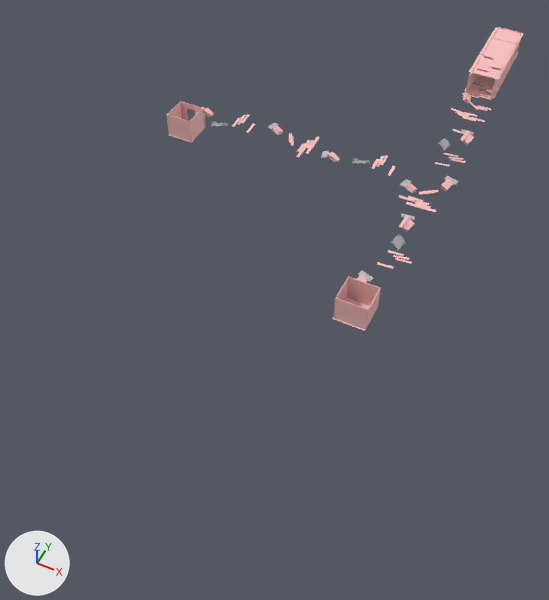
The FBX model Assets/mapmapmaptestnumberfiveroony.fbx: old version first, new version second.
One viewpoint serves both versions: a camera (50 mm lens) standing at (1.95, -12.28, 7.13) and looking at (-1.29, -5.8, -0.97). Lighting does not change. The marker at lower left points along +X, +Y and +Z. Where no turn or scale is listed for an object, it has been applied to the vertices.
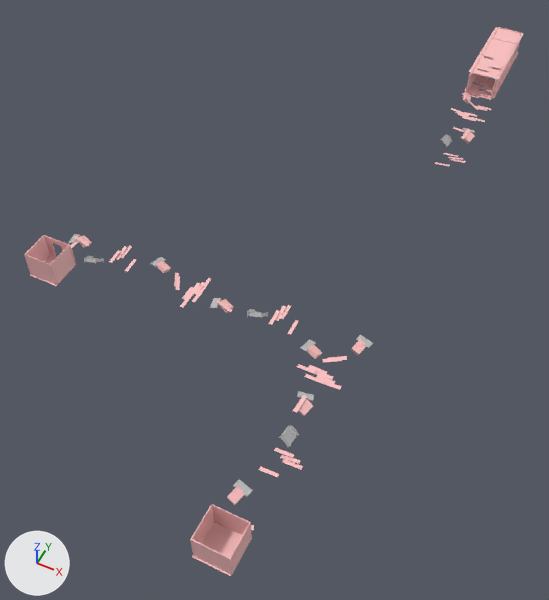
Boxes (x1, y1, x2, y2) around the edits, measured in the pictures (549 x 600 px):
'pPlane71', moved
    before: (202, 107, 417, 193)
    after: (68, 234, 322, 359)
'pCube9', moved
    before: (334, 298, 369, 329)
    after: (191, 539, 233, 574)
'pCube6', moved
    before: (347, 276, 381, 305)
    after: (211, 504, 252, 540)
'pPlane1', moved
    before: (333, 297, 370, 331)
    after: (193, 522, 242, 576)
'pCube13', moved
    before: (167, 114, 193, 142)
    after: (24, 254, 58, 285)
'pCube12', moved
    before: (189, 108, 204, 141)
    after: (50, 245, 75, 283)
'pCube8', moved
    before: (365, 288, 380, 330)
    after: (229, 523, 251, 575)
'pPlane47', moved
    before: (399, 195, 436, 212)
    after: (297, 364, 342, 390)
'pCube7', moved
    before: (333, 277, 349, 318)
    after: (190, 505, 214, 556)
'pCube10', moved
    before: (167, 102, 182, 131)
    after: (24, 235, 50, 274)
'pCube11', moved
    before: (180, 101, 206, 128)
    after: (44, 235, 76, 265)
'CUBE2', moved
    before: (391, 235, 406, 251)
    after: (279, 425, 299, 448)
'pCube22', moved
    before: (402, 218, 415, 232)
    after: (298, 399, 313, 416)
'pCube21', moved
    before: (357, 274, 367, 282)
    after: (227, 486, 244, 505)
'pCube20', moved
    before: (440, 178, 453, 191)
    after: (351, 339, 366, 355)
'pSphere8', moved
    before: (358, 270, 373, 282)
    after: (233, 479, 253, 497)
'pPlane3', moved
    before: (169, 128, 205, 142)
    after: (30, 256, 75, 286)
'pSphere7', moved
    before: (444, 175, 458, 185)
    after: (356, 334, 373, 348)
'pSphere9', moved
    before: (401, 213, 415, 220)
    after: (297, 391, 314, 401)
'pPlane34', moved
    before: (399, 215, 410, 228)
    after: (293, 395, 307, 413)
'BED_FRAME1:CUBE2', moved
    before: (438, 138, 450, 151)
    after: (440, 134, 452, 147)
'pPlane33', moved
    before: (377, 262, 394, 269)
    after: (259, 467, 279, 477)
'pPlane36', moved
    before: (395, 258, 412, 264)
    after: (282, 459, 303, 470)
'pPlane43', moved
    before: (388, 250, 404, 256)
    after: (274, 448, 294, 458)
'pPlane30', moved
    before: (419, 191, 435, 194)
    after: (323, 357, 342, 362)
'pPlane37', moved
    before: (393, 255, 410, 260)
    after: (280, 455, 301, 464)
'pCube18', moved
    before: (461, 133, 474, 145)
    after: (463, 131, 475, 143)
'pPlane31', moved
    before: (428, 190, 439, 192)
    after: (328, 356, 347, 360)
'pPlane15', moved
    before: (452, 129, 464, 134)
    after: (453, 127, 466, 132)
'pPlane44', moved (not visible before)
    after: (251, 525, 254, 530)

The edits, one by one:
Object 'pPlane37' (ob_pplane37) moves from (0.26, -5.15, 0.0) to (0.26, -8.52, 0.0).
Object 'pPlane3' (ob_pplane3) moves from (-3.71, -4.03, 0.0) to (-3.71, -7.4, 0.0).
Object 'pCube8' (ob_pcube8) moves from (0.3, -6.33, 0.19) to (0.3, -9.7, 0.19).
Object 'pSphere9' (ob_psphere9) moves from (0.06, -4.34, -0.02) to (0.06, -7.71, -0.02).
Object 'pCube9' (ob_pcube9) moves from (0.1, -6.52, 0.19) to (0.1, -9.89, 0.19).
Object 'pPlane44' (ob_pplane44) moves from (0.17, -6.06, 0.0) to (0.17, -9.43, 0.0).
Object 'pCube18' (ob_pcube18) moves from (0.27, -2.17, -0.06) to (0.27, -2.12, -0.06).
Object 'pCube11' (ob_pcube11) moves from (-3.7, -3.83, 0.19) to (-3.7, -7.2, 0.19).
Object 'CUBE2' (ob_cube2) moves from (0.13, -4.9, 0.01) to (0.13, -8.27, 0.01).
Object 'pCube7' (ob_pcube7) moves from (-0.11, -6.33, 0.19) to (-0.11, -9.7, 0.19).
Object 'pPlane71' (ob_pplane71) moves from (-2.39, -3.49, 0.15) to (-2.39, -6.86, 0.15).
Object 'pPlane30' (ob_pplane30) moves from (0.13, -3.75, 0.0) to (0.13, -7.12, 0.0).
Object 'pSphere7' (ob_psphere7) moves from (0.36, -3.3, -0.02) to (0.36, -6.67, -0.02).
Object 'pPlane46' (ob_pplane46) moves from (0.13, -6.11, 0.0) to (0.13, -9.48, 0.0).
Object 'pCube13' (ob_pcube13) moves from (-3.7, -4.22, 0.19) to (-3.7, -7.59, 0.19).
Object 'pPlane33' (ob_pplane33) moves from (0.13, -5.39, 0.0) to (0.13, -8.76, 0.0).
Object 'pCube21' (ob_pcube21) moves from (-0.07, -5.76, -0.04) to (-0.07, -9.13, -0.04).
Object 'pPlane1' (ob_pplane1) moves from (0.09, -6.33, 0.0) to (0.09, -9.7, 0.0).
Object 'BED_FRAME1:CUBE2' (ob_bed_frame1_cube2) moves from (0.0, -2.54, 0.01) to (0.0, -2.43, 0.01).
Object 'pPlane47' (ob_pplane47) moves from (0.09, -4.02, 0.0) to (0.09, -7.39, 0.0).
Object 'pSphere8' (ob_psphere8) moves from (-0.04, -5.66, -0.02) to (-0.04, -9.03, -0.02).
Object 'pCube10' (ob_pcube10) moves from (-3.91, -4.03, 0.19) to (-3.91, -7.4, 0.19).
Object 'pPlane36' (ob_pplane36) moves from (0.31, -5.2, 0.0) to (0.31, -8.57, 0.0).
Object 'pPlane15' (ob_pplane15) moves from (0.1, -2.13, 0.0) to (0.1, -2.08, 0.0).
Object 'pPlane43' (ob_pplane43) moves from (0.17, -5.11, 0.0) to (0.17, -8.48, 0.0).
Object 'pPlane31' (ob_pplane31) moves from (0.17, -3.7, 0.0) to (0.17, -7.07, 0.0).
Object 'pCube12' (ob_pcube12) moves from (-3.51, -4.03, 0.19) to (-3.51, -7.4, 0.19).
Object 'pCube22' (ob_pcube22) moves from (0.11, -4.46, -0.06) to (0.11, -7.83, -0.06).
Object 'pCube6' (ob_pcube6) moves from (0.1, -6.13, 0.19) to (0.1, -9.5, 0.19).
Object 'pCube20' (ob_pcube20) moves from (0.33, -3.4, -0.04) to (0.33, -6.77, -0.04).
Object 'pPlane34' (ob_pplane34) moves from (0.05, -4.47, 0.0) to (0.05, -7.84, 0.0).
